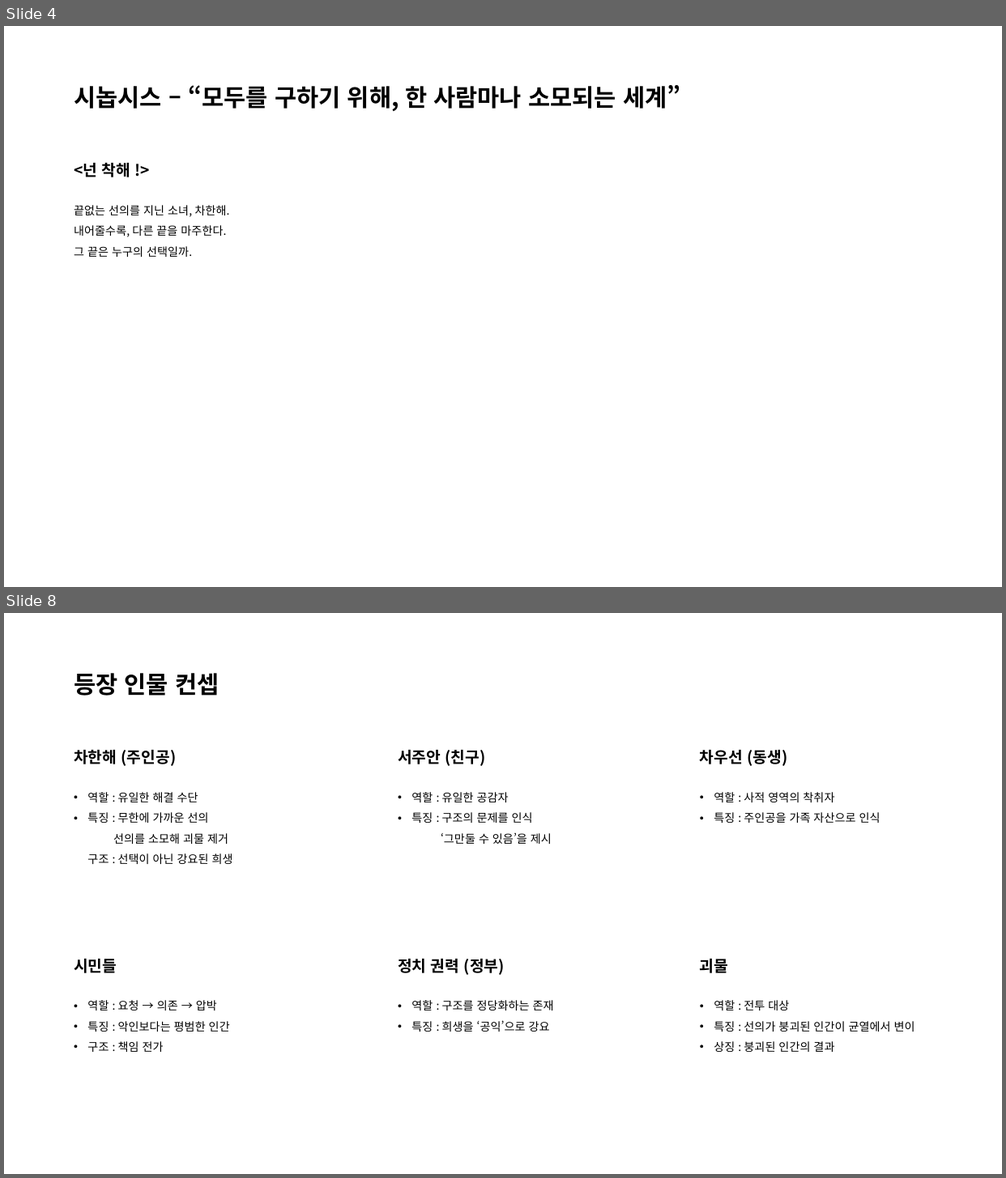
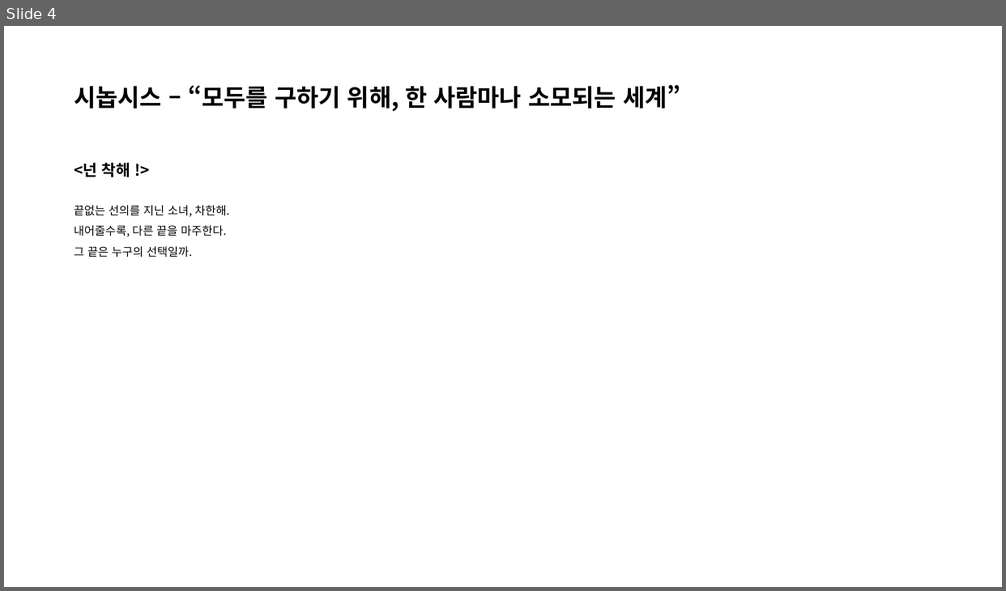
Before and after one commit to ysooj/Gihoek_3, a slide deck: (4.7) 기획서.pptx. Shown one above the other, each under a label of ours: slides 4 and 8 before the commit, slide 4 after it; the slides between them are not shown. The pictures are 1006x1178 and 1006x591 pixels, drawn with LibreOffice and Linux fonts; fonts in the diff are those of the drawing. Boxes give left, top, right and bottom in pixels: in the first picture for what was removed or moved away, otherwise in the second. Text is boxed around its words. In the diff, an @@ line names an element or a change of style, - is before the commit and + after.

```diff
--- a/(4.7) 기획서.pptx
+++ b/(4.7) 기획서.pptx
@@ slide 8 removed at [4, 613, 1002, 1174], background #FFFFFF @@
@@ text removed at [74, 673, 219, 696] @@
-등장 인물 컨셉
@@ text removed at [74, 750, 177, 766] @@
-차한해 (주인공)
@@ text removed at [398, 750, 486, 766] @@
-서주안 (친구)
@@ text removed at [700, 750, 787, 766] @@
-차우선 (동생)
@@ text removed at [87, 792, 233, 864] @@
-• 역할 : 유일한 해결 수단
-• 특징 : 무한에 가까운 선의
-  선의를 소모해 괴물 제거
-  구조 : 선택이 아닌 강요된 희생
@@ text removed at [411, 792, 552, 844] @@
-• 역할 : 유일한 공감자
-• 특징 : 구조의 문제를 인식
-  ‘그만둘 수 있음’을 제시
@@ text removed at [714, 792, 880, 823] @@
-• 역할 : 사적 영역의 착취자
-• 특징 : 주인공을 가족 자산으로 인식
@@ text removed at [74, 959, 117, 973] @@
-시민들
@@ text removed at [398, 959, 505, 975] @@
-정치 권력 (정부)
@@ text removed at [700, 959, 728, 973] @@
-괴물
@@ text removed at [87, 1000, 230, 1052] @@
-• 역할 : 요청 → 의존 → 압박
-• 특징 : 악인보다는 평범한 인간
-• 구조 : 책임 전가
@@ text removed at [411, 1000, 554, 1032] @@
-• 역할 : 구조를 정당화하는 존재
-• 특징 : 희생을 ‘공익’으로 강요
@@ text removed at [714, 1000, 915, 1052] @@
-• 역할 : 전투 대상
-• 특징 : 선의가 붕괴된 인간이 균열에서 변이
-• 상징 : 붕괴된 인간의 결과
```
Also in this commit, not shown: 2 slides changed, 1 slide added, 4 other slides removed, 1 other file.
